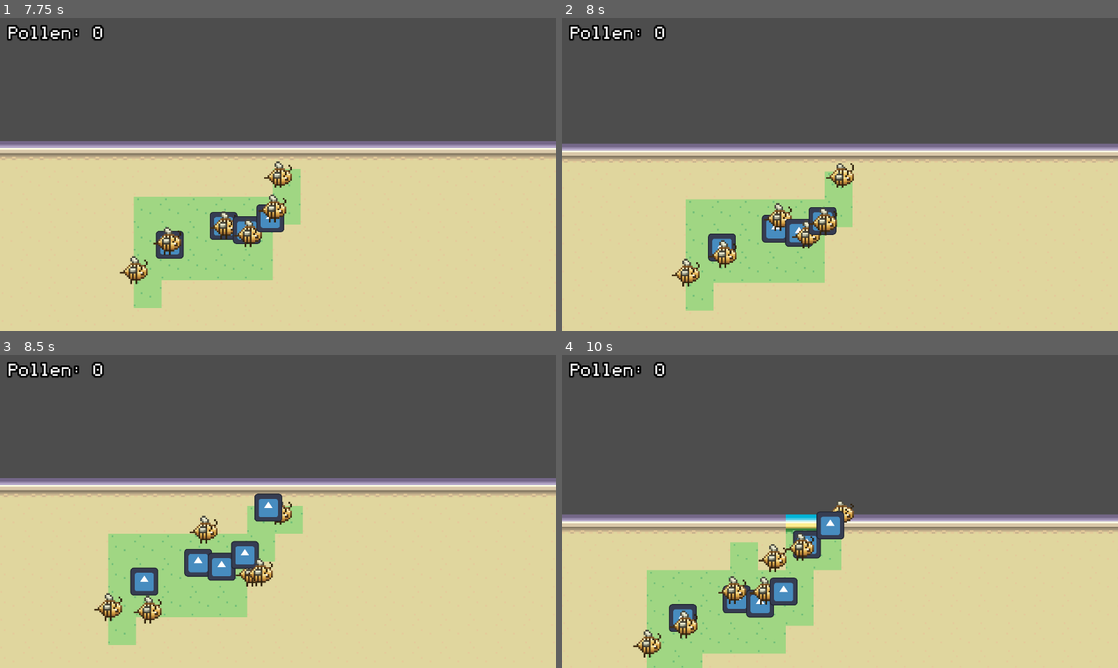
Above: before the commit, frames 1-4 (two rows, left to right).
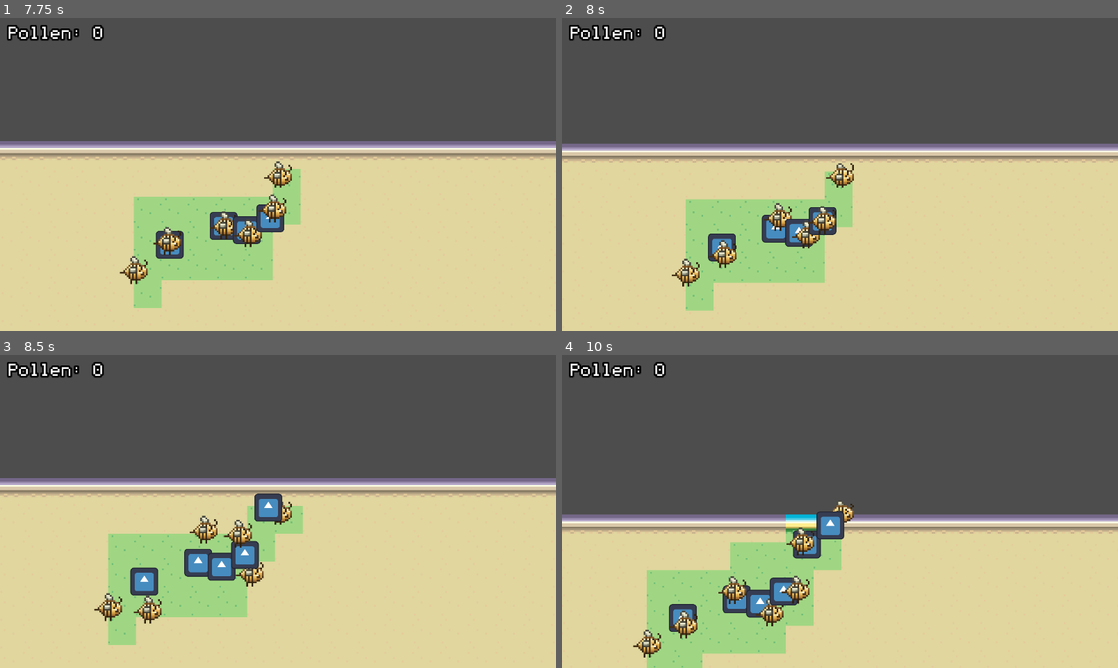
Above: after the commit, the same moments.

Repository: takanazwa5/HelloGameJam2025
Game: Godot game, scene res://scenes/main/main.tscn
Same seed, same stepped clock (60 frames per second), same inputs: the game is played once before the commit and once after it. The engine's default icon, where the game draws it, is replaced by a stand-in: a white triangle on a blue panel in a dark square.
Inputs (mouse positions are in pixels of both pictures, inside the frame that each line leads up to):
- Up to frame 1 (7.75 s): click "Start" at 0.5 s; move the mouse to (400, 158) at 1.27 s; hold 1 (SpawnBee) 1.28-2.03 s; move the mouse to (166, 190) at 2.02 s; tap 2 (SpawnBeeHive) every 1.5 s from 2.1 to 6.6 s; move the mouse to (333, 105) at 2.77 s; hold 1 (SpawnBee) 2.78-3.53 s; move the mouse to (250, 237) at 3.52 s; move the mouse to (444, 221) at 4.27 s; hold 1 (SpawnBee) 4.28-5.03 s; move the mouse to (111, 127) at 5.02 s; move the mouse to (305, 174) at 5.77 s; hold 1 (SpawnBee) 5.78-6.53 s; move the mouse to (194, 96) at 6.52 s; move the mouse to (400, 158) at 7.27 s; hold 1 (SpawnBee) from 7.28 s (still down)
- Up to frame 2 (8 s): keep holding 1 (SpawnBee)
- Up to frame 3 (8.5 s): move the mouse to (166, 527) at 8.02 s; release 1 (SpawnBee) at 8.03 s; tap 2 (SpawnBeeHive) at 8.1 s
- Up to frame 4 (10 s): move the mouse to (895, 442) at 8.77 s; hold 1 (SpawnBee) 8.78-9.53 s; move the mouse to (812, 574) at 9.52 s; tap 2 (SpawnBeeHive) at 9.6 s

Frame 1 is identical in both runs. In frame 2, 0.2% of the frame differs, in the area x 44-50%, y 60-70%; in frame 3, 0.4%; in frame 4, 1.3%, in the area x 33-46%, y 55-87%.
Error in both runs: Invalid access to property or key 'position' on a base object of type 'Nil'. (res://features/Bee/worker_bee.gd:14)

Commit message:
Updated bees

Diff:
--- a/features/Bee/worker_bee.gd
+++ b/features/Bee/worker_bee.gd
@@ -31,7 +31,7 @@
 
 
 func get_best_tile():
-	return level.get_best_tile_for_bee(self)
+	return level.get_best_tile_for_bee(self, game.bees)
 
 func set_home(home : BeeHive):
 	home_hive = home
--- a/features/level/level_generator.gd
+++ b/features/level/level_generator.gd
@@ -68,7 +68,7 @@
 		var new_tile: LevelTileData = LevelTileData.new(pos_x, pos_y, tile_type, get_alternative_id(current_tile.tile_index))
 		map_grid[pos_x][pos_y] = new_tile
 
-func get_best_tile_for_bee(bee : WorkerBee) -> Vector2:
+func get_best_tile_for_bee(bee : WorkerBee, bee_array ) -> Vector2:
 	var best_pos : Vector2 = Vector2.ZERO
 	var best_distance : float = INF
 	var bee_pos : Vector2 = bee.position
@@ -79,7 +79,13 @@
 			if tile.tile_type == TileType.CORRUPTED:
 				var tile_world_pos = tilemap_layer.map_to_local(Vector2i(tile.pos_x, tile.pos_y))
 				var dist = bee_pos.distance_to(tile_world_pos)
-				if dist < best_distance:
+
+				var bad_pos = false
+				for current_bee in bee_array:
+					if Vector2(current_bee.target_pos.x, current_bee.target_pos.y) == Vector2(tile_world_pos.x, tile_world_pos.y):
+						bad_pos = true
+
+				if !bad_pos && dist < best_distance:
 					best_distance = dist
 					best_pos = tile_world_pos
 
